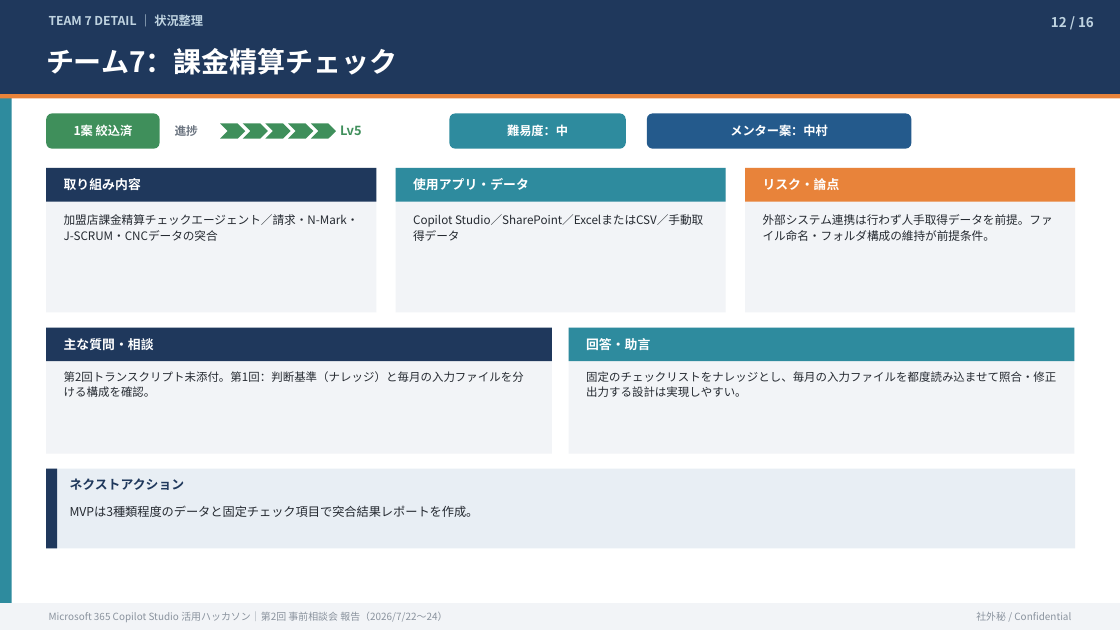
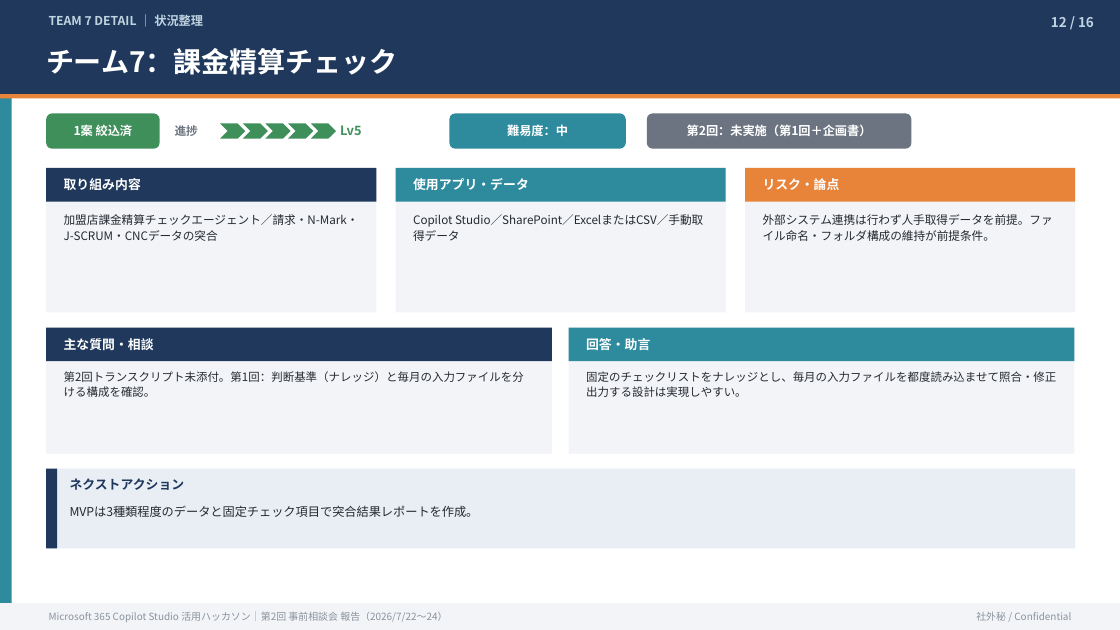
Before and after one commit to takuyanakamura881awc-beep/awc-naka881-repo, a slide deck: slide 12 of reports/CopilotStudio_ハッカソン_事前相談会②_状況報告_20260724.pptx. Drawn at 1120x630 pixels with LibreOffice and Linux fonts; fonts in the diff are those of the drawing. Boxes give left, top, right and bottom in pixels: in the first picture for what was removed or moved away, otherwise in the second. Text is boxed around its words. In the diff, an @@ line names an element or a change of style, - is before the commit and + after.

```diff
--- a/reports/CopilotStudio_ハッカソン_事前相談会②_状況報告_20260724.pptx
+++ b/reports/CopilotStudio_ハッカソン_事前相談会②_状況報告_20260724.pptx
@@ rounded rectangle "第2回：未実施（第1回＋企画書）" at [647, 113, 912, 149]: fill #245A8C to #6B7480 @@
@@ text in rounded rectangle at [687, 124, 872, 136]: text changed @@
-メンター案：中村
+第2回：未実施（第1回＋企画書）
```
Also in this commit, not shown: 14 other slides changed, 1 other file.
